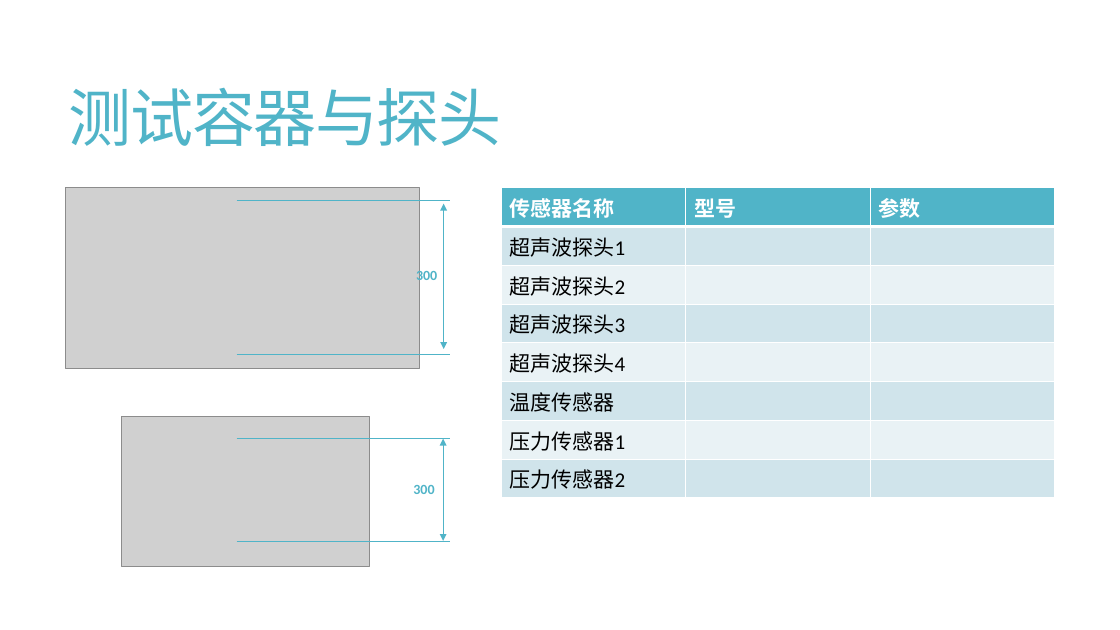
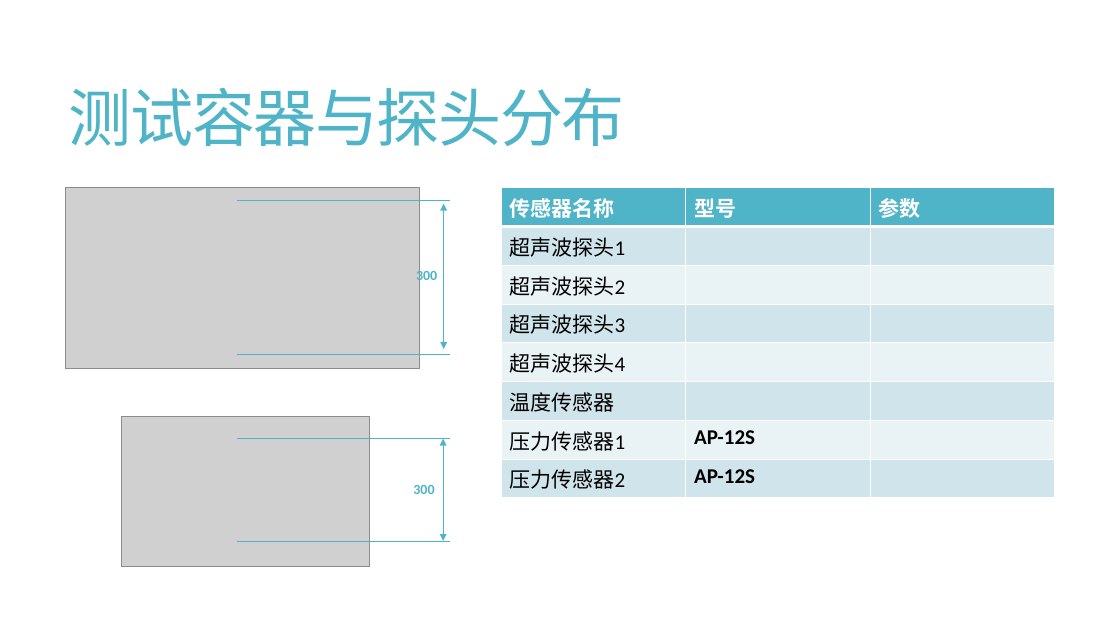
Before and after one commit to Travis-MA/UltrasonicConcMeter, a slide deck: slide 8 of 机器学习超声波浓度计.pptx (slide 10 before the commit). Drawn at 1120x630 pixels with LibreOffice and Linux fonts; fonts in the diff are those of the drawing; grey boxes stand for pictures. Boxes give left, top, right and bottom in pixels: in the first picture for what was removed or moved away, otherwise in the second. Text is boxed around its words. In the diff, an @@ line names an element or a change of style, - is before the commit and + after.

```diff
--- a/机器学习超声波浓度计.pptx
+++ b/机器学习超声波浓度计.pptx
@@ title at (69, 88, 625, 146): text changed @@
-测试容器与探头
+测试容器与探头分布
@@ table at (502, 188, 1056, 498) @@
-row 7, column 2: 
+row 7, column 2: AP-12S
-row 8, column 2: 
+row 8, column 2: AP-12S
```
Also in this commit, not shown: 3 other slides changed, 4 slides removed, 11 other files.
